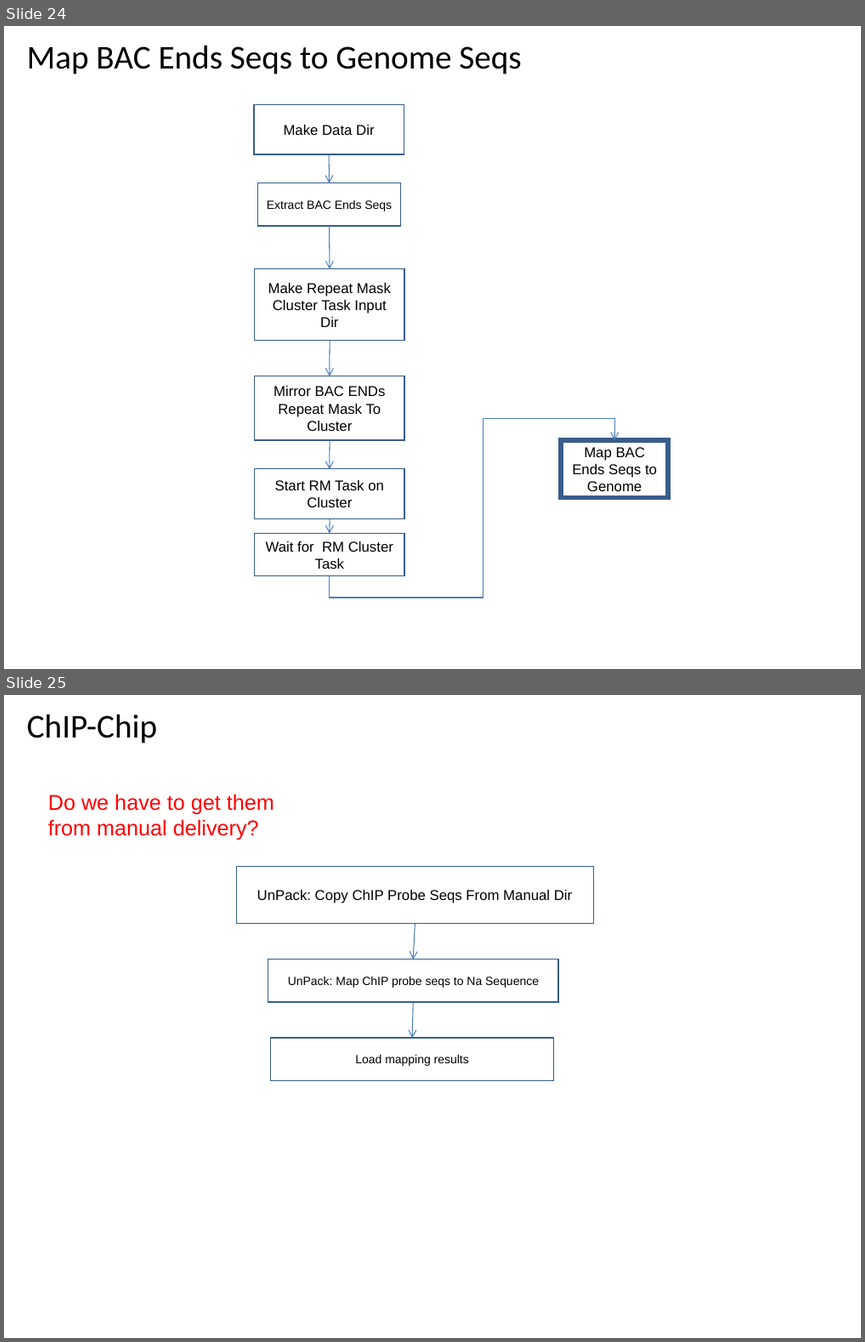
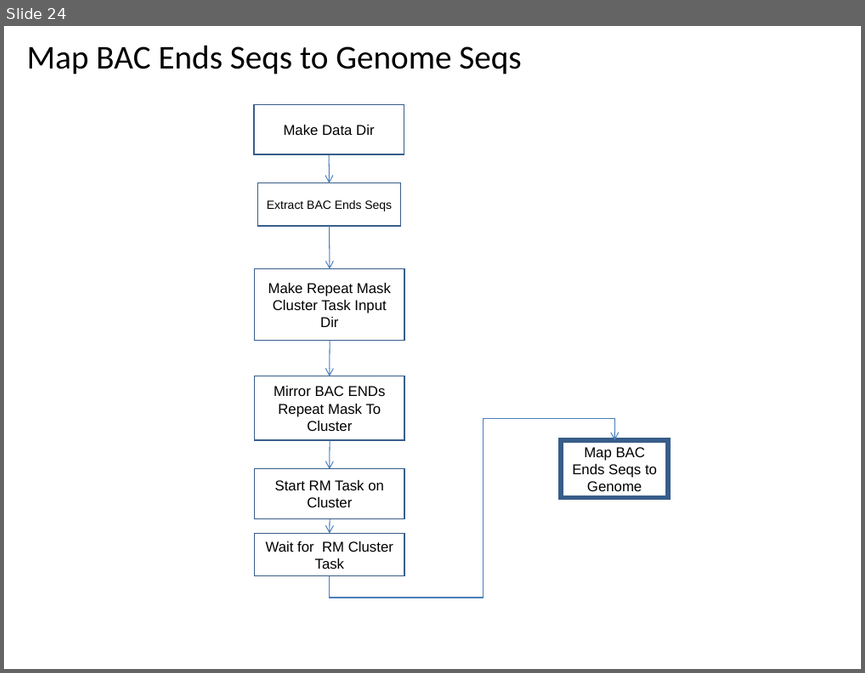
Before and after one commit to VEuPathDB/ApiCommonWorkflow, a slide deck: Main/doc/IntegratedWorkflow.ppt. Shown one above the other, each under a label of ours: slides 24 and 25 before the commit, slide 24 after it. The pictures are 865x1342 and 865x673 pixels, drawn with LibreOffice and Linux fonts; fonts in the diff are those of the drawing. Boxes give left, top, right and bottom in pixels: in the first picture for what was removed or moved away, otherwise in the second. Text is boxed around its words. In the diff, an @@ line names an element or a change of style, - is before the commit and + after.

```diff
--- a/Main/doc/IntegratedWorkflow.ppt
+++ b/Main/doc/IntegratedWorkflow.ppt
@@ slide 25 removed at (x1=4, y1=695, x2=861, y2=1338), background #FFFFFF @@
@@ title removed at (x1=27, y1=714, x2=157, y2=743) @@
-ChIP-Chip
@@ text removed at (x1=48, y1=794, x2=274, y2=840) @@
-Do we have to get them from manual delivery?
@@ rectangle removed at (x1=236, y1=867, x2=594, y2=924) @@
-UnPack: Copy ChIP Probe Seqs From Manual Dir
@@ arrow removed from (415, 924) to (413, 959) @@
@@ rectangle removed at (x1=268, y1=959, x2=558, y2=1002) @@
-UnPack: Map ChIP probe seqs to Na Sequence
@@ arrow removed from (413, 1002) to (412, 1038) @@
@@ rectangle removed at (x1=270, y1=1038, x2=554, y2=1081) @@
-Load mapping results
```
Also in this commit, not shown: 9 slides changed, 1 slide added, 1 other slide removed.
